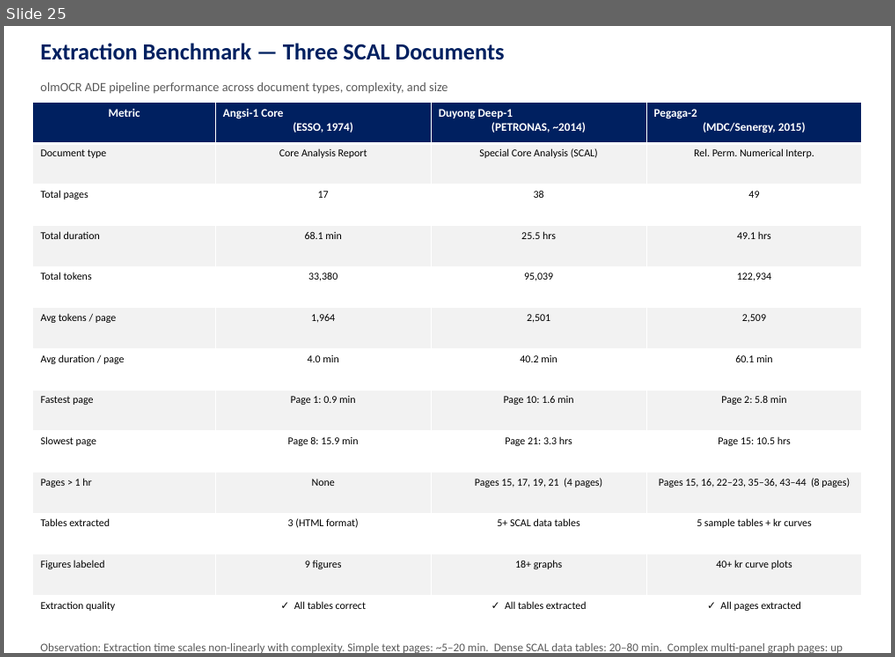
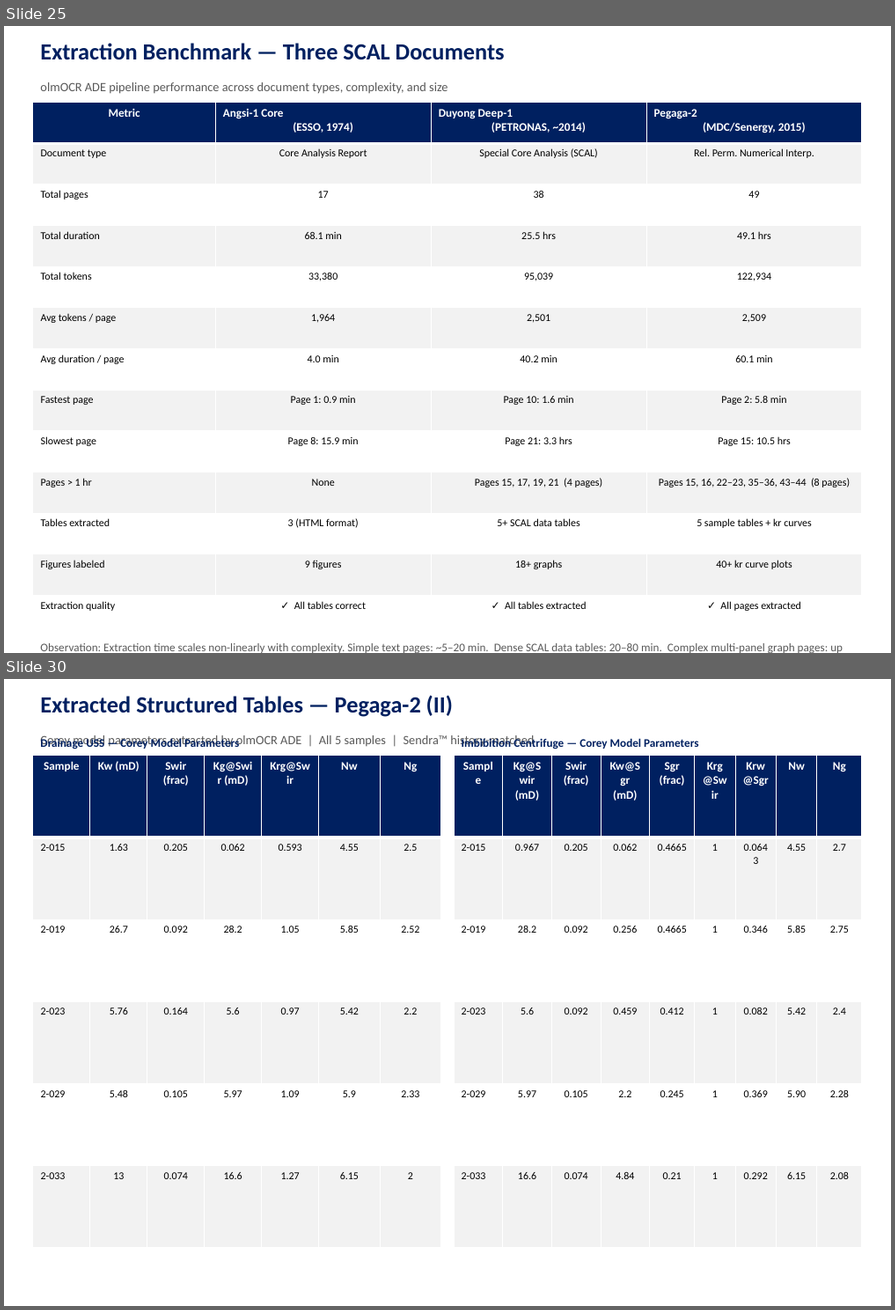
Before and after one commit to anoliaw97/OlmOCRV2withADE, a slide deck: [24] 26 Feb 2026_ver05.pptx. Shown one above the other, each under a label of ours: slide 25 before the commit, slides 25 and 30 after it; the slides between them are not shown. The pictures are 895x657 and 895x1310 pixels, drawn with LibreOffice and Linux fonts; fonts in the diff are those of the drawing. Boxes give left, top, right and bottom in pixels: in the first picture for what was removed or moved away, otherwise in the second. Text is boxed around its words. In the diff, an @@ line names an element or a change of style, - is before the commit and + after.

```diff
--- a/[24] 26 Feb 2026_ver05.pptx
+++ b/[24] 26 Feb 2026_ver05.pptx
@@ slide 30 added at bbox=[4, 679, 891, 1306], background #FFFFFF @@
@@ text added at bbox=[40, 695, 453, 717], 22 pt, text #002060, bold @@
+Extracted Structured Tables — Pegaga-2 (II)
@@ table added at bbox=[33, 756, 440, 1248], 6 rows, 7 columns @@
+Sample | Kw (mD) | Swir (frac) | Kg@Swir (mD) | Krg@Swir | Nw | Ng
+2-015 | 1.63 | 0.205 | 0.062 | 0.593 | 4.55 | 2.5
+2-019 | 26.7 | 0.092 | 28.2 | 1.05 | 5.85 | 2.52
+2-023 | 5.76 | 0.164 | 5.6 | 0.97 | 5.42 | 2.2
+2-029 | 5.48 | 0.105 | 5.97 | 1.09 | 5.9 | 2.33
+2-033 | 13 | 0.074 | 16.6 | 1.27 | 6.15 | 2
@@ text added at bbox=[40, 735, 534, 748], 12 pt, text #595959 @@
+Corey model parameters extracted by olmOCR ADE | All 5 samples | Sendra™ history-matched
@@ text added at bbox=[40, 737, 239, 750], 11 pt, text #002060, bold @@
+Drainage USS — Corey Model Parameters
@@ table added at bbox=[454, 756, 864, 1248], 6 rows, 9 columns @@
+Sample | Kg@Swir (mD) | Swir (frac) | Kw@Sgr (mD) | Sgr (frac) | Krg@Swir | Krw@Sgr | Nw | Ng
+2-015 | 0.967 | 0.205 | 0.062 | 0.4665 | 1 | 0.0643 | 4.55 | 2.7
+2-019 | 28.2 | 0.092 | 0.256 | 0.4665 | 1 | 0.346 | 5.85 | 2.75
+2-023 | 5.6 | 0.092 | 0.459 | 0.412 | 1 | 0.082 | 5.42 | 2.4
+2-029 | 5.97 | 0.105 | 2.2 | 0.245 | 1 | 0.369 | 5.90 | 2.28
+2-033 | 16.6 | 0.074 | 4.84 | 0.21 | 1 | 0.292 | 6.15 | 2.08
@@ text added at bbox=[462, 737, 698, 750], 11 pt, text #002060, bold @@
+Imbibition Centrifuge — Corey Model Parameters
```
Also in this commit, not shown: 5 other slides added, 4 other files.
